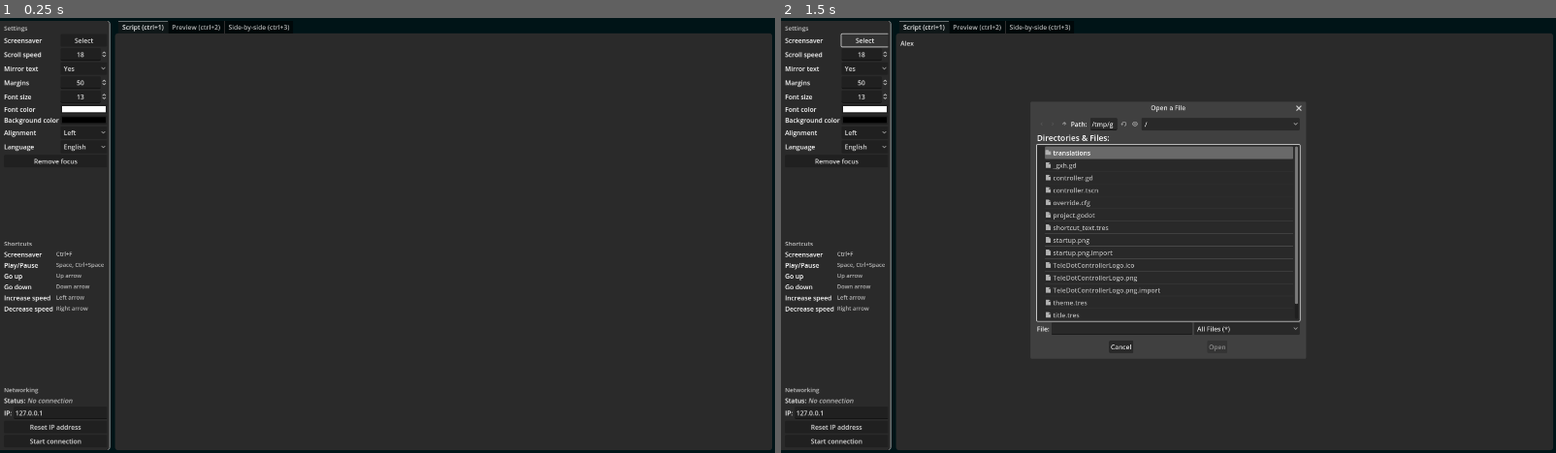
Above: before the commit, frames 1-2 (left to right).
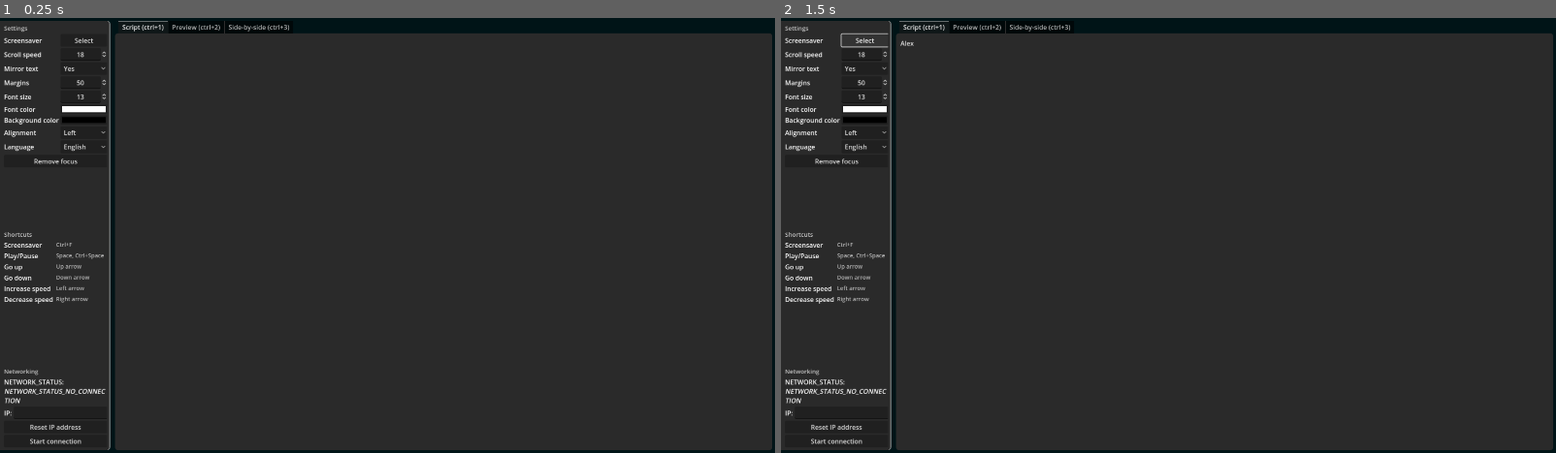
Above: after the commit, the same moments.

Repository: VoylinsGamedevJourney/teledot
Game: Godot game, scene res://controller.tscn
Same seed, same stepped clock (60 frames per second), same inputs: the game is played once before the commit and once after it.
Inputs (mouse positions are in pixels of both pictures, inside the frame that each line leads up to):
- Up to frame 1 (0.25 s): no input
- Up to frame 2 (1.5 s): click (1222, 239) at 0.52 s; type "Alex" at 0.6 s; click "Select" at 1.25 s

The runs differ from the first frame. In frame 1, 0.9% of the frame differs, in the area x 0-14%, y 49-92%; in frame 2, 3.3%, in the area x 0-68%, y 20-92%.
Error after the commit: Parse Error: Mixed use of tabs and spaces for indentation. (res://controller.gd:117)

Commit message:
Update controller.gd
This was causing the View to crash by sending 'change_ip'

Diff:
--- a/src_controller/controller.gd
+++ b/src_controller/controller.gd
@@ -115,7 +115,7 @@
 		var settings_data: Dictionary = settings.get_var()
 		settings.close()
 		for setting in settings_data:
-			if setting == "language": continue
+			 setting in ["language", "ip"]: continue
 			send_command("change_%s" % setting, settings_data[setting])
 
 
